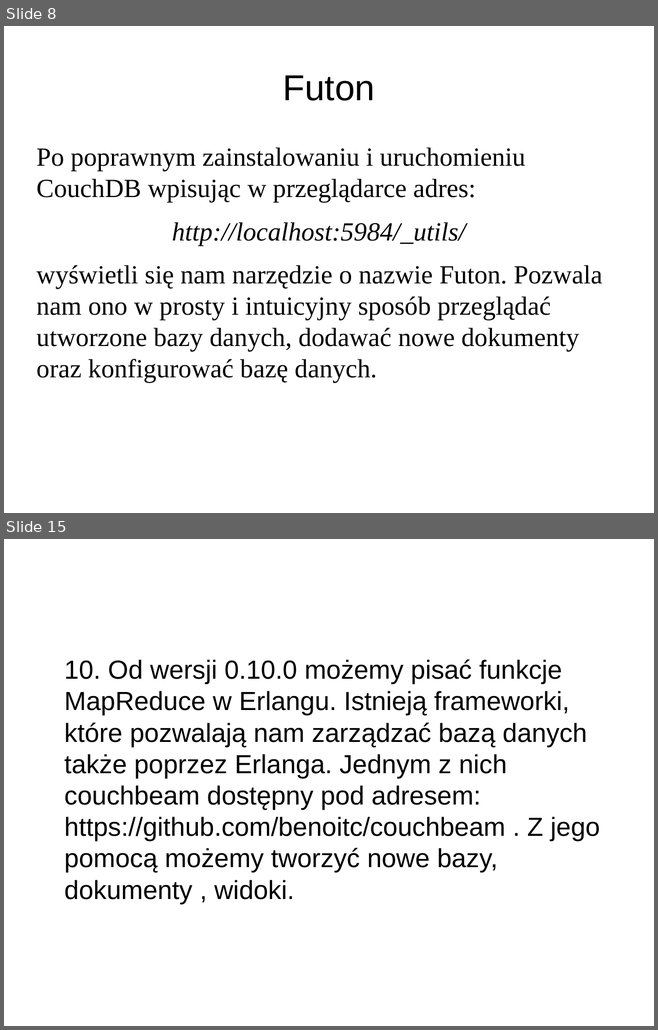
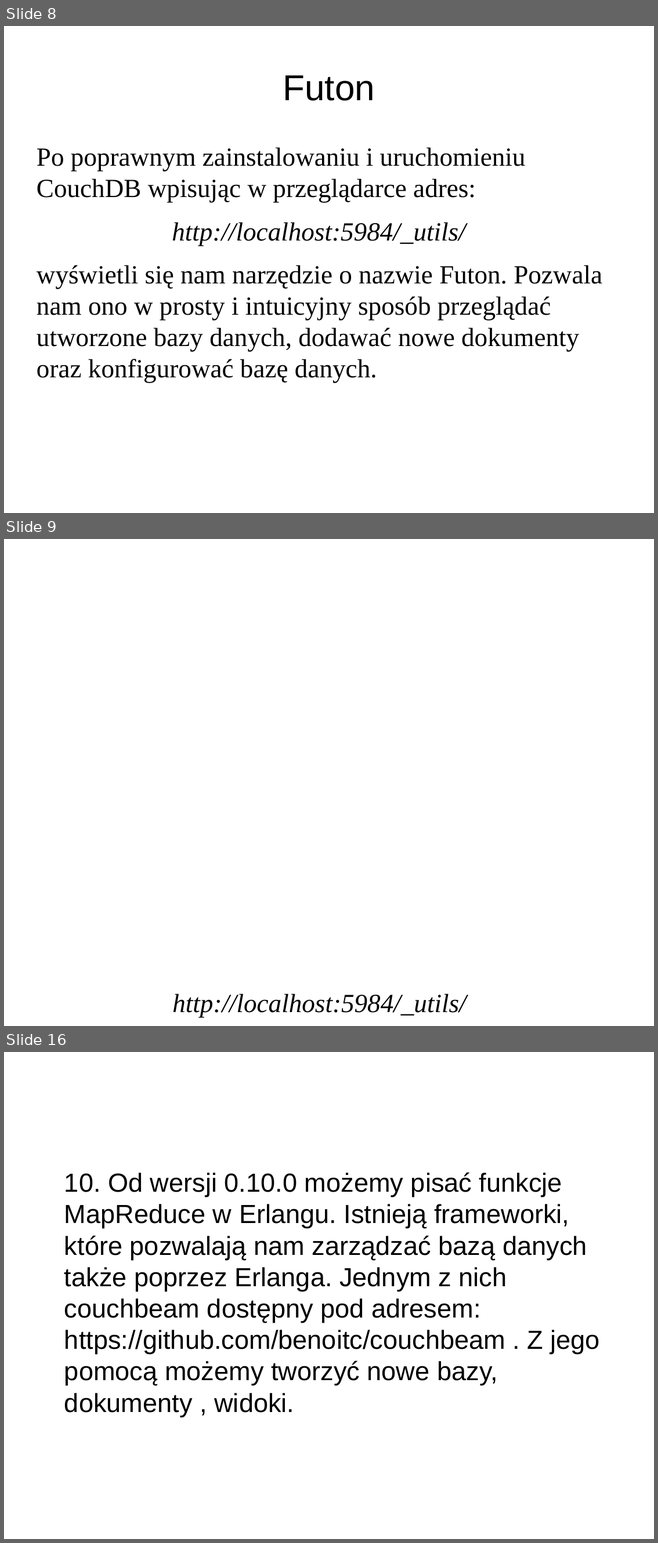
Before and after one commit to pawnow/ProjektErlang, a slide deck: prezentacja.odp. Shown one above the other, each under a label of ours: slides 8 and 15 before the commit, slides 8, 9 and 16 after it; the slides between them are not shown. The pictures are 658x1030 and 658x1543 pixels, drawn with LibreOffice and Linux fonts; fonts in the diff are those of the drawing; background and template pictures are left out. Boxes give left, top, right and bottom in pixels: in the first picture for what was removed or moved away, otherwise in the second. Text is boxed around its words. In the diff, an @@ line names an element or a change of style, - is before the commit and + after.

```diff
--- a/prezentacja.odp
+++ b/prezentacja.odp
@@ slide 9 added at bbox=[4, 539, 654, 1026], background picture (left out) @@
@@ text added at bbox=[172, 994, 466, 1018], 32 pt, text #000000, italic @@
+http://localhost:5984/_utils/
@@ what was slide 15 is now slide 16 @@
```
Also in this commit, not shown: 9 slides changed, 1 other slide added, 1 slide removed, 1 other file.
